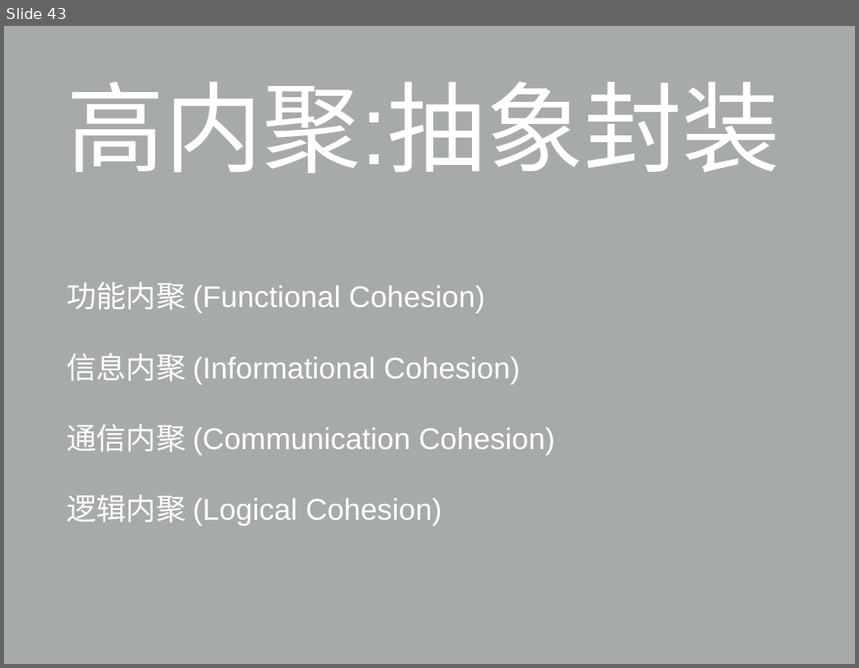
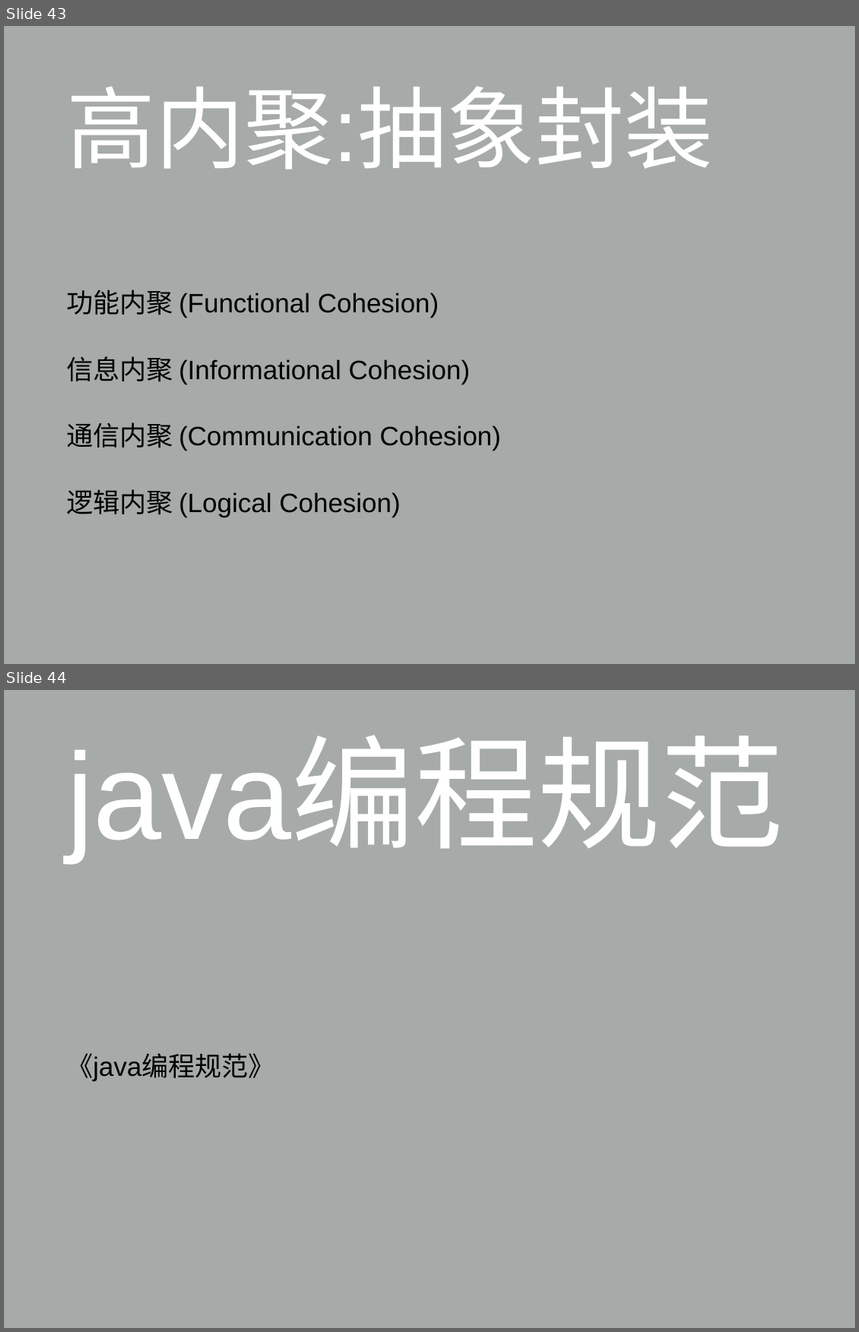
Before and after one commit to universsky/Clean_Code, a slide deck: 整洁的代码与规范_陈光剑2015-8-14.ppt. Shown one above the other, each under a label of ours: slide 43 before the commit, slides 43 and 44 after it. The pictures are 859x668 and 859x1332 pixels, drawn with LibreOffice and Linux fonts; fonts in the diff are those of the drawing. Boxes give left, top, right and bottom in pixels: in the first picture for what was removed or moved away, otherwise in the second. Text is boxed around its words. In the diff, an @@ line names an element or a change of style, - is before the commit and + after.

```diff
--- a/整洁的代码与规范_陈光剑2015-8-14.ppt
+++ b/整洁的代码与规范_陈光剑2015-8-14.ppt
@@ slide 44 added at <box>4,690,855,1328</box>, background #A6AAA9 @@
@@ title added at <box>66,741,784,860</box>, 148 pt, text #FFFFFF @@
+java编程规范
@@ text added at <box>66,1053,275,1082</box>, 32 pt, text #000000 @@
+《java编程规范》
@@ slide 43 changed as well @@
@@ title "高内聚:抽象封装" at <box>66,86,714,170</box>: size 118 to 107 pt @@
@@ text "功能内聚 (Functional Cohesion)" at <box>66,290,502,518</box>: size 36 to 32 pt, text colour #FFFFFF to #000000 @@
```
Also in this commit, not shown: 44 other slides changed, 4 other files.
